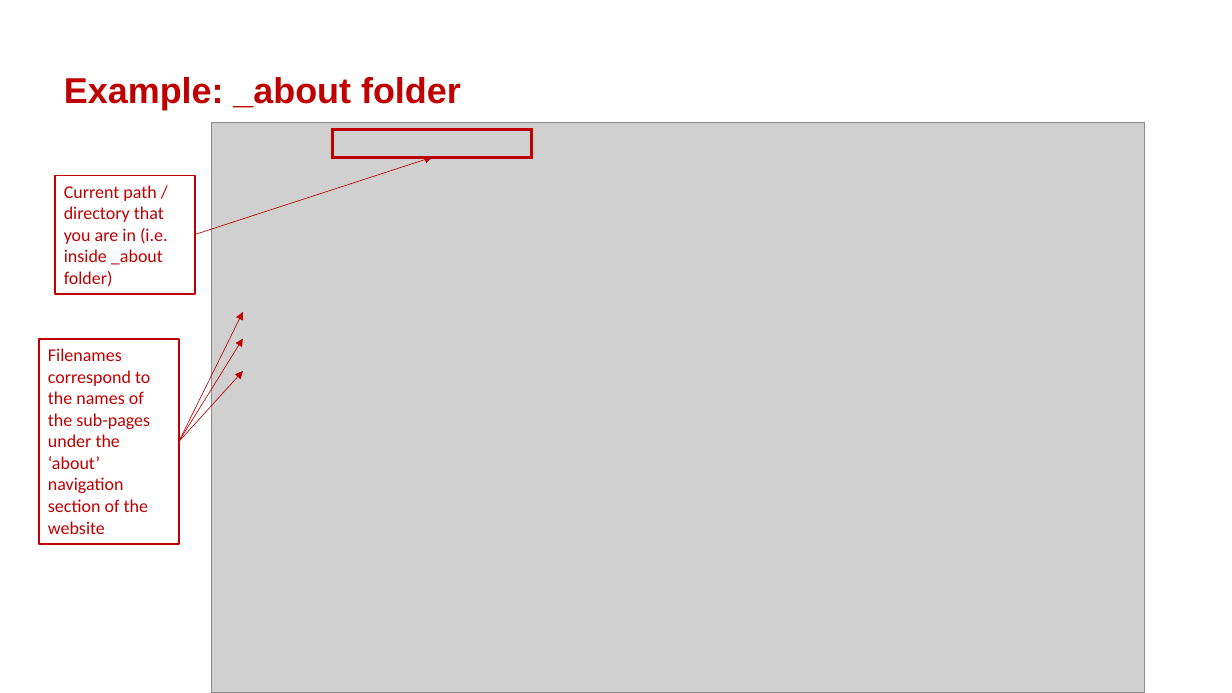
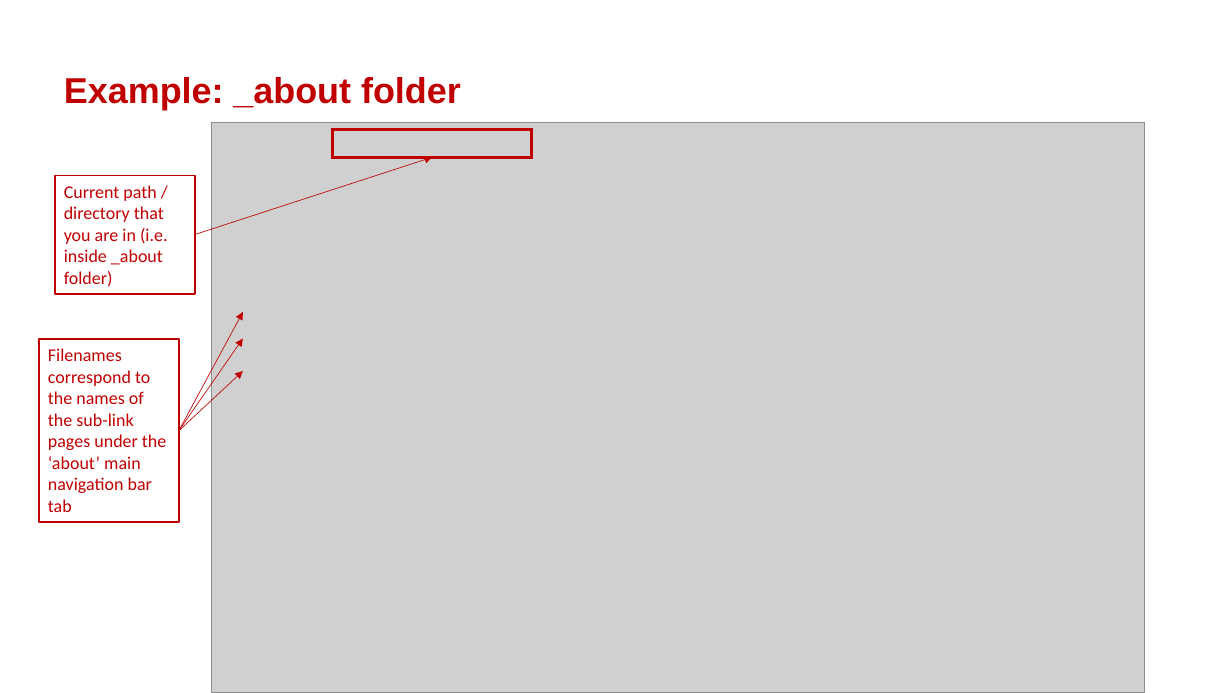
Before and after one commit to isomerpages/enterprisesg-sac-old, a slide deck: slide 9 of files/admin-guide/SAC-admin-guide-overview.pptx. Drawn at 1232x693 pixels with LibreOffice and Linux fonts; fonts in the diff are those of the drawing; grey boxes stand for pictures; background and template pictures are left out. Boxes give left, top, right and bottom in pixels: in the first picture for what was removed or moved away, otherwise in the second. Text is boxed around its words. In the diff, an @@ line names an element or a change of style, - is before the commit and + after.

```diff
--- a/files/admin-guide/SAC-admin-guide-overview.pptx
+++ b/files/admin-guide/SAC-admin-guide-overview.pptx
@@ arrow moved from (179, 442) - (243, 312) to (179, 431) - (243, 312) @@
@@ rectangle "Filenames correspond to the names ...": place and size @@
-rectangle "Filenames correspond to the names ..." at (39,339,178,544)
+rectangle "Filenames correspond to the names ..." at (39,339,178,523)
@@ text in rectangle at (48,348,166,512): text changed @@
-Filenames correspond to the names of the sub-pages under the ‘about’ navigation section of the website
+Filenames correspond to the names of the sub-link pages under the ‘about’ main navigation bar tab
@@ arrow moved from (179, 442) - (243, 338) to (179, 431) - (243, 338) @@
@@ arrow moved from (179, 442) - (243, 372) to (179, 431) - (243, 372) @@
```
Also in this commit, not shown: 8 other slides changed, 1 slide added, 4 other files.
